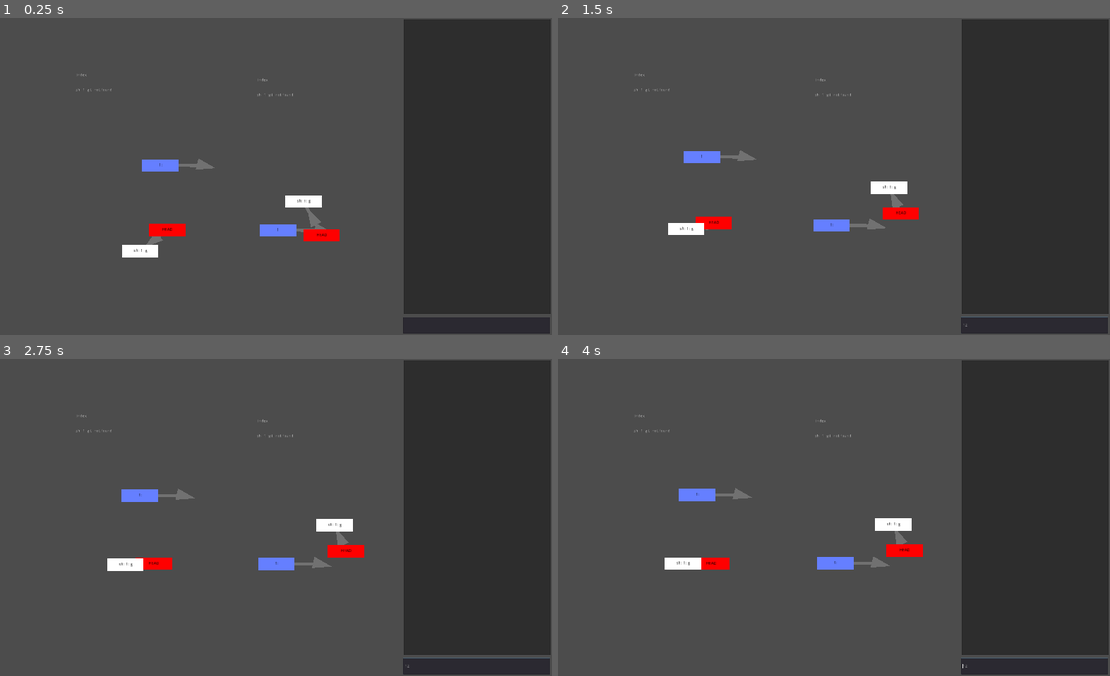
Above: before the commit, frames 1-4 (two rows, left to right).
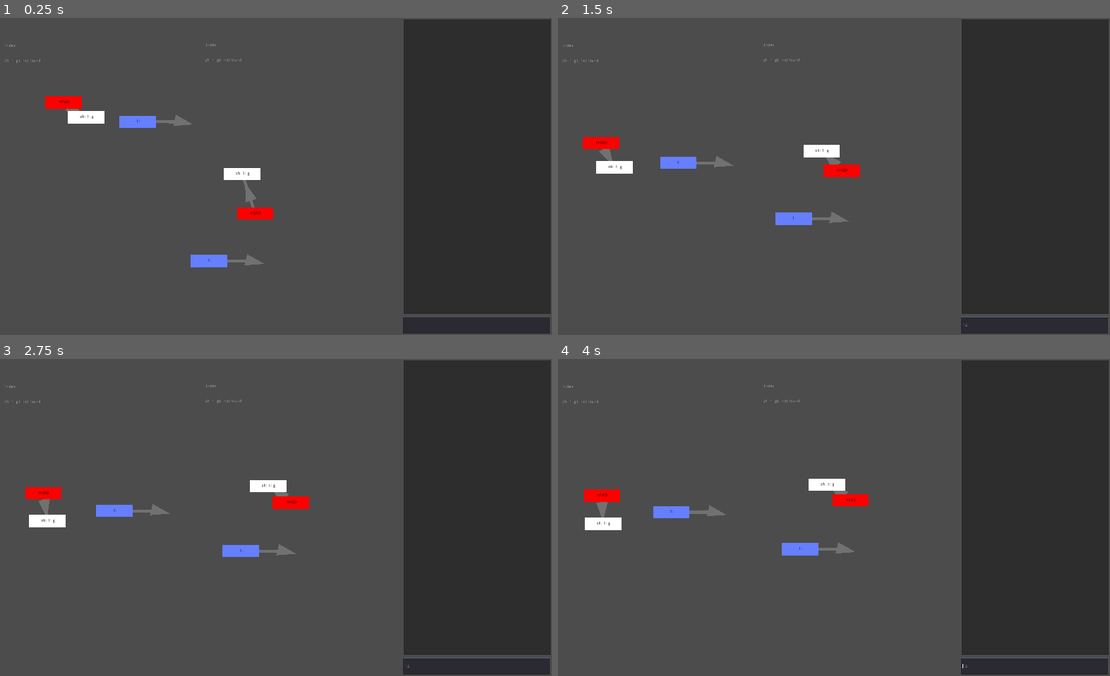
Above: after the commit, the same moments.

Repository: git-learning-game/oh-my-git
Game: Godot game, scene res://main.tscn
Two runs of this game, one before a commit and one after it. Both use one fixed random seed, a clock stepped at 60 frames per second and the inputs below.
Inputs (mouse positions are in pixels of both pictures, inside the frame that each line leads up to):
- Up to frame 1 (0.25 s): no input
- Up to frame 2 (1.5 s): click (1032, 325) at 0.52 s; type "12" at 0.6 s; move the mouse to (712, 224) at 1.27 s; hold Right (right) from 1.28 s (still down); click (712, 224) at 1.35 s
- Up to frame 3 (2.75 s): move the mouse to (143, 495) at 2.02 s; release Right (right) at 2.03 s; hold Down (down) from 2.03 s (still down); click (143, 495) at 2.1 s
- Up to frame 4 (4 s): move the mouse to (684, 565) at 2.77 s; release Down (down) at 2.78 s; hold Right (right) 2.78-3.53 s; click (684, 565) at 2.85 s; move the mouse to (905, 549) at 3.52 s; hold Up (up) from 3.53 s (still down); click (905, 549) at 3.6 s

The runs differ from the first frame. In frame 1, 3.7% of the frame differs, in the area x 0-62%, y 8-79%; in frame 2, 3.5%; in frame 3, 3.6%; in frame 4, 3.6%.
Error in both runs: Invalid get index 'sh:' (on base: 'Dictionary'). (res://node.gd:17)

Commit message:
Set up goal and active level from template repos

Diff:
--- a/game.gd
+++ b/game.gd
@@ -30,3 +30,9 @@
 		state[key] = new_state[key]
 	savegame.close()
 	return true
+
+func run(command):
+	var output = []
+	OS.execute(command, [], true, output, true)
+	# Remove trailing newline.
+	return output[0].substr(0,len(output[0])-1)
--- a/main.gd
+++ b/main.gd
@@ -1,14 +1,22 @@
 extends Node2D
 
 var dragged = null
-
-var viewport_size
 
 var server
 var client_connection
 
 func _ready():
-	viewport_size = get_viewport_rect().size
+	var level = "first"
+	var goal_repository_path = "goal"
+	var start_repository_path = "start"
+	var active_repository_path = "active"
+	var active_prefix = "/tmp/"
+	var levels_prefix = game.run("pwd")+"/levels/"+level+"/"
+
+	OS.execute("rm", ["-r", active_prefix+active_repository_path], true)
+	OS.execute("cp", ["-ra", levels_prefix+start_repository_path, active_prefix+active_repository_path], true)
+	$GoalRepository.path = levels_prefix+goal_repository_path
+	$ActiveRepository.path = active_prefix+active_repository_path
 
 	server = TCP_Server.new()
 	server.listen(1234)
@@ -30,6 +38,14 @@
 #		if dragged:
 #			dragged.position = get_global_mouse_position()
 
+#func run(command):
+#	var a = command.split(" ")
+#	var cmd = a[0]
+#	a.remove(0)
+#	var output = []
+#	OS.execute(cmd, a, true, output, true)
+#	print(command)
+#	print(output[0])
 
 func read_commit_message():
 	$CommitMessage.show()
--- a/main.tscn
+++ b/main.tscn
@@ -50,14 +50,12 @@
 "_edit_use_anchors_": false
 }
 
-[node name="Repository" parent="." instance=ExtResource( 3 )]
-position = Vector2( 264.285, 118.658 )
-path = "/tmp/githydragit/"
+[node name="GoalRepository" parent="." instance=ExtResource( 3 )]
+position = Vector2( 21.5742, 19.4168 )
 size = Vector2( 500, 1000 )
 
-[node name="Repository2" parent="." instance=ExtResource( 3 )]
-position = Vector2( 880.229, 135.918 )
-path = "/tmp/githydragit/"
+[node name="ActiveRepository" parent="." instance=ExtResource( 3 )]
+position = Vector2( 704.399, 17.2594 )
 size = Vector2( 500, 1000 )
 [connection signal="text_entered" from="Terminal/Input" to="Terminal" method="send_command"]
 [connection signal="pressed" from="CommitMessage/Button" to="." method="save_commit_message"]
--- a/repository.gd
+++ b/repository.gd
@@ -9,11 +9,12 @@
 	pass
 
 func _process(delta):
-	update_head()
-	update_refs()
-	update_index()
-	update_objects()
-	apply_forces()
+	if path:
+		update_head()
+		update_refs()
+		update_index()
+		update_objects()
+		apply_forces()
 
 func set_path(new_path):
 	path = new_path
--- a/terminal.gd
+++ b/terminal.gd
@@ -7,7 +7,7 @@
 	thread.start(self, "run_command_in_a_thread", command)
 
 func run_command_in_a_thread(command):
-	var cwd = run("pwd")
+	var cwd = game.run("pwd")
 	var output = []
 
 	var hacky_command = command
@@ -19,9 +19,3 @@
 	$Input.text = ""
 	$Output.text = $Output.text + "$ " + command + "\n" + output[0]
 	$Output.scroll_vertical = 999999
-
-func run(command):
-	var output = []
-	OS.execute(command, [], true, output, true)
-	# Remove trailing newline.
-	return output[0].substr(0,len(output[0])-1)
